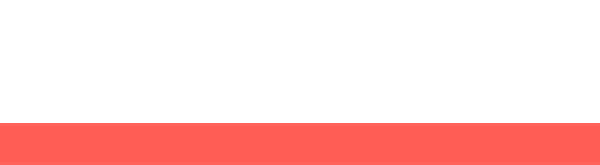
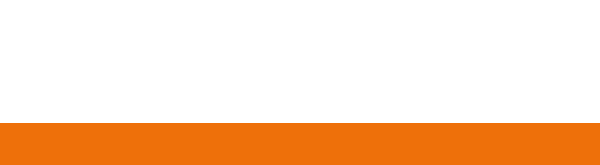
Comparing the layer stacks of the two (600, 165) images. Changes:
painted on "Rectangle 1" over [0, 123, 600, 165]
